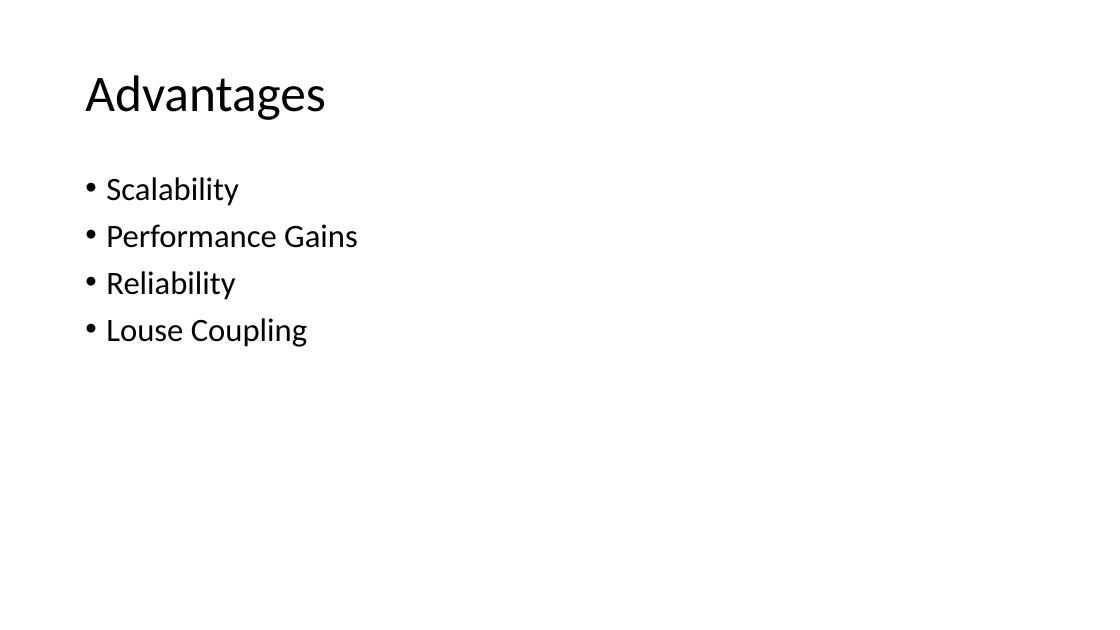
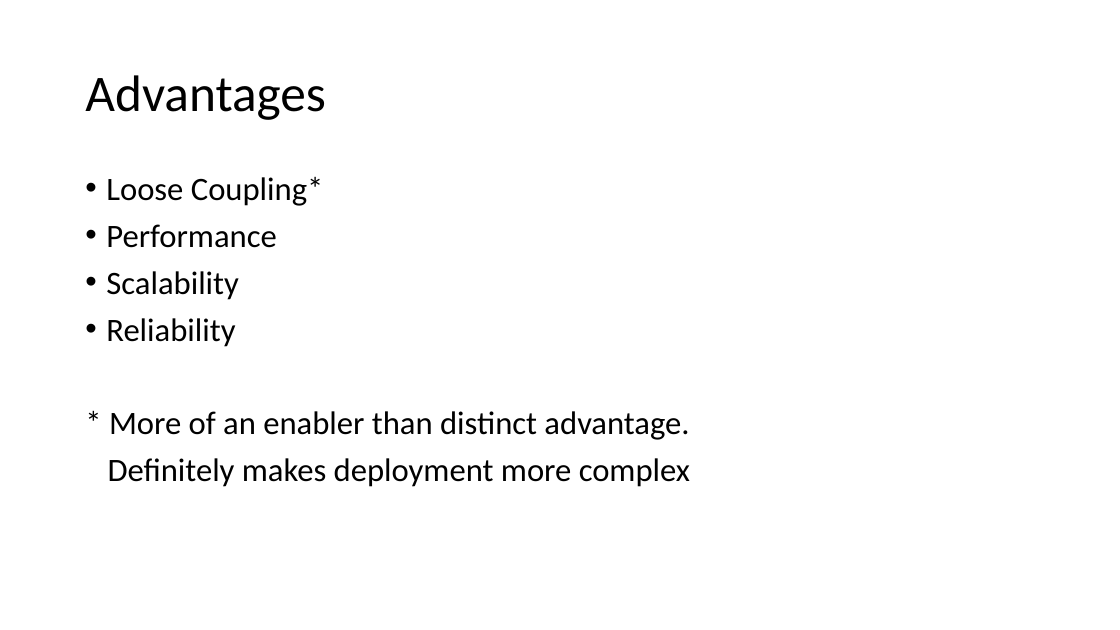
Before and after one commit to zaudtke/MessageQueuePresentation, a slide deck: slide 6 of slides/ThatMessageQueuesPresentation.pptx. Drawn at 1120x630 pixels with LibreOffice and Linux fonts; fonts in the diff are those of the drawing. Boxes give left, top, right and bottom in pixels: in the first picture for what was removed or moved away, otherwise in the second. Text is boxed around its words. In the diff, an @@ line names an element or a change of style, - is before the commit and + after.

```diff
--- a/slides/ThatMessageQueuesPresentation.pptx
+++ b/slides/ThatMessageQueuesPresentation.pptx
@@ text at box(106, 177, 324, 248): paragraphs added @@
+• Loose Coupling*
+• Performance
@@ text at box(106, 224, 358, 248): paragraph removed @@
-• Performance Gains
@@ text at box(108, 411, 690, 487): text changed @@
-• Louse Coupling
+* More of an enabler than distinct advantage.
+Definitely makes deployment more complex
```
Also in this commit, not shown: 12 other slides changed, 9 slides added, 10 slides removed.
